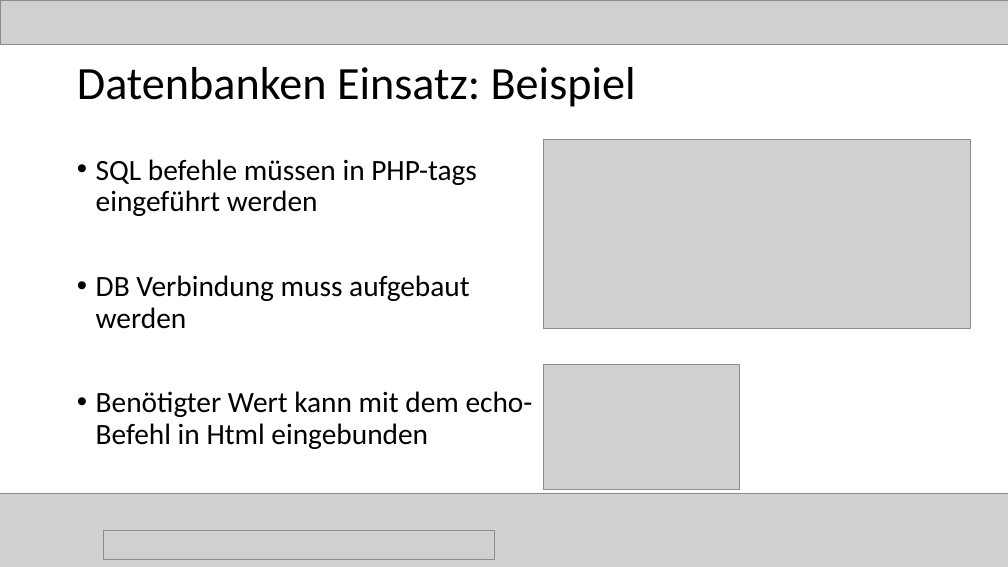
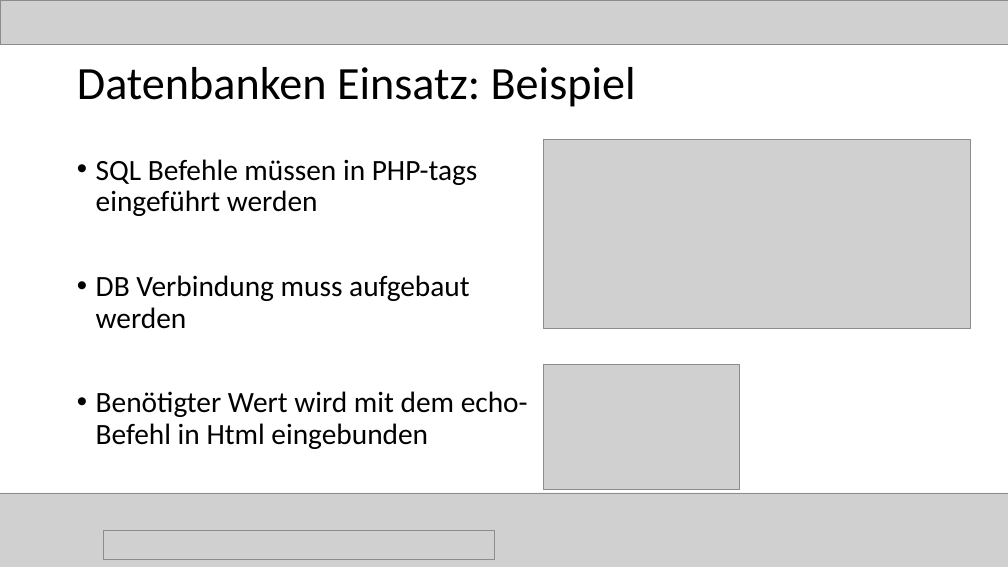
Before and after one commit to magharmi/StudentenFuerStudenten, a slide deck: slide 12 of Power Point/final.pptx (slide 15 before the commit). Drawn at 1008x567 pixels with LibreOffice and Linux fonts; fonts in the diff are those of the drawing; grey boxes stand for pictures. Boxes give left, top, right and bottom in pixels: in the first picture for what was removed or moved away, otherwise in the second. Text is boxed around its words. In the diff, an @@ line names an element or a change of style, - is before the commit and + after.

```diff
--- a/Power Point/final.pptx
+++ b/Power Point/final.pptx
@@ text at (96,159,478,216): text changed @@
-• SQL befehle müssen in PHP-tags eingeführt werden
+• SQL Befehle müssen in PHP-tags eingeführt werden
@@ text at (96,391,528,449): text changed @@
-• Benötigter Wert kann mit dem echo-Befehl in Html eingebunden
+• Benötigter Wert wird mit dem echo-Befehl in Html eingebunden
```
Also in this commit, not shown: 7 other slides changed, 7 slides added, 6 slides removed.
